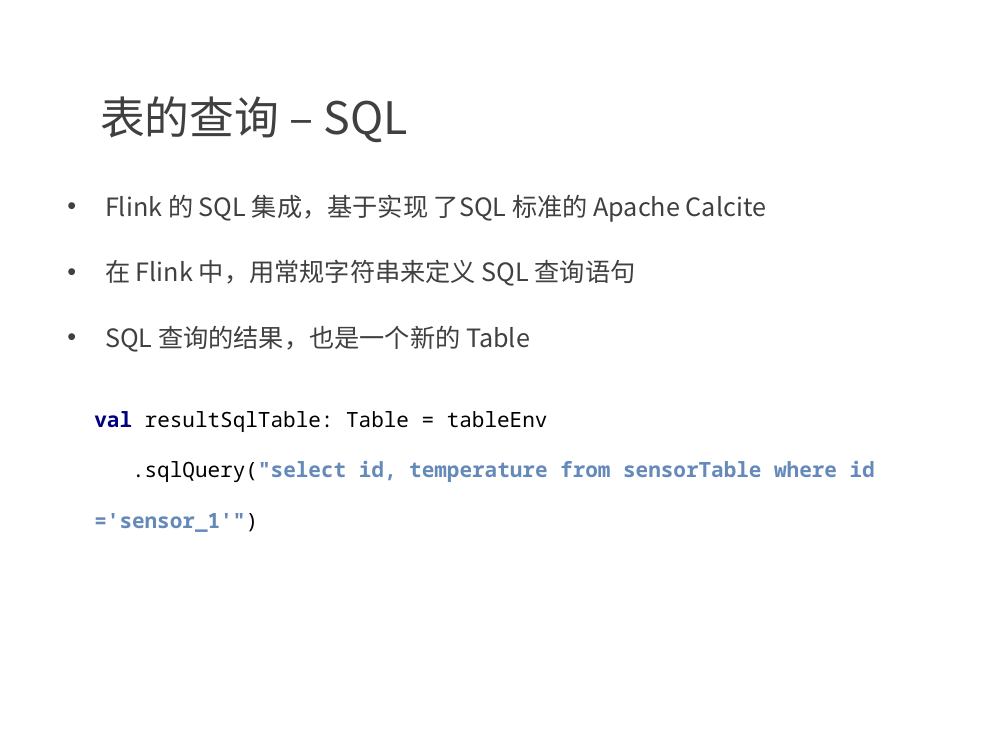
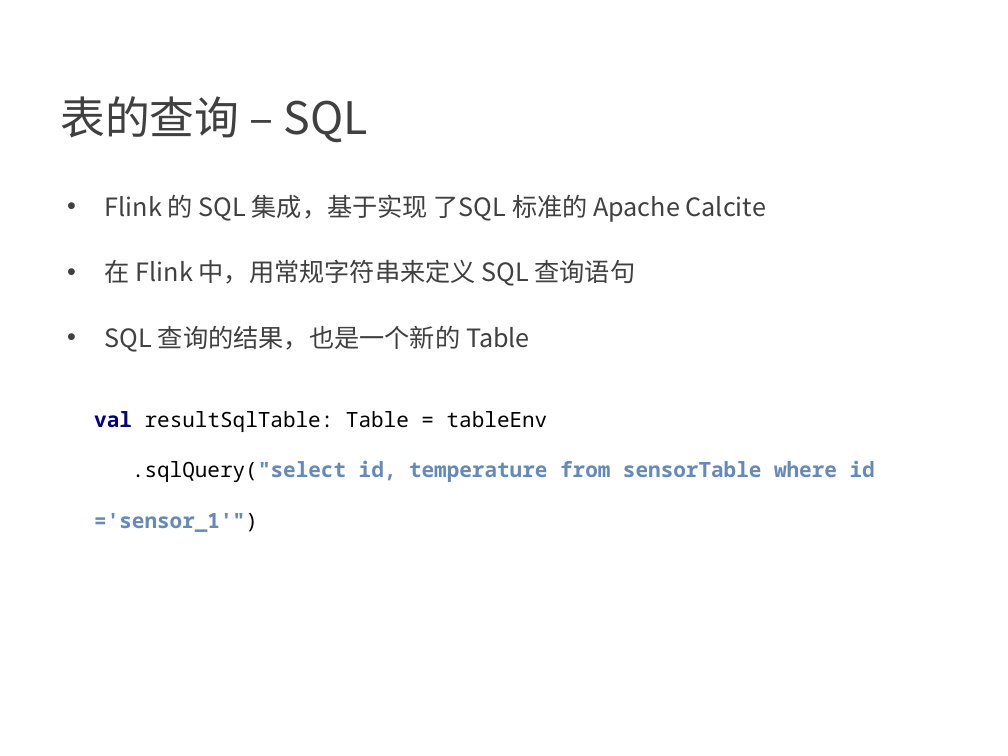
Before and after one commit to confucianzuoyuan/flink-tutorial, a slide deck: slide 10 of slides/9_Table API 和 Flink SQL.pptx (slide 11 before the commit). Drawn at 1008x756 pixels with LibreOffice and Linux fonts; fonts in the diff are those of the drawing; background and template pictures are left out. Boxes give left, top, right and bottom in pixels: in the first picture for what was removed or moved away, otherwise in the second. Text is boxed around its words. In the diff, an @@ line names an element or a change of style, - is before the commit and + after.

```diff
--- a/slides/9_Table API 和 Flink SQL.pptx
+++ b/slides/9_Table API 和 Flink SQL.pptx
@@ text "表的查询 – SQL" at [60, 96, 368, 143]: indent changed @@
```
Also in this commit, not shown: 55 other slides changed, 1 slide removed, 5 other files.
